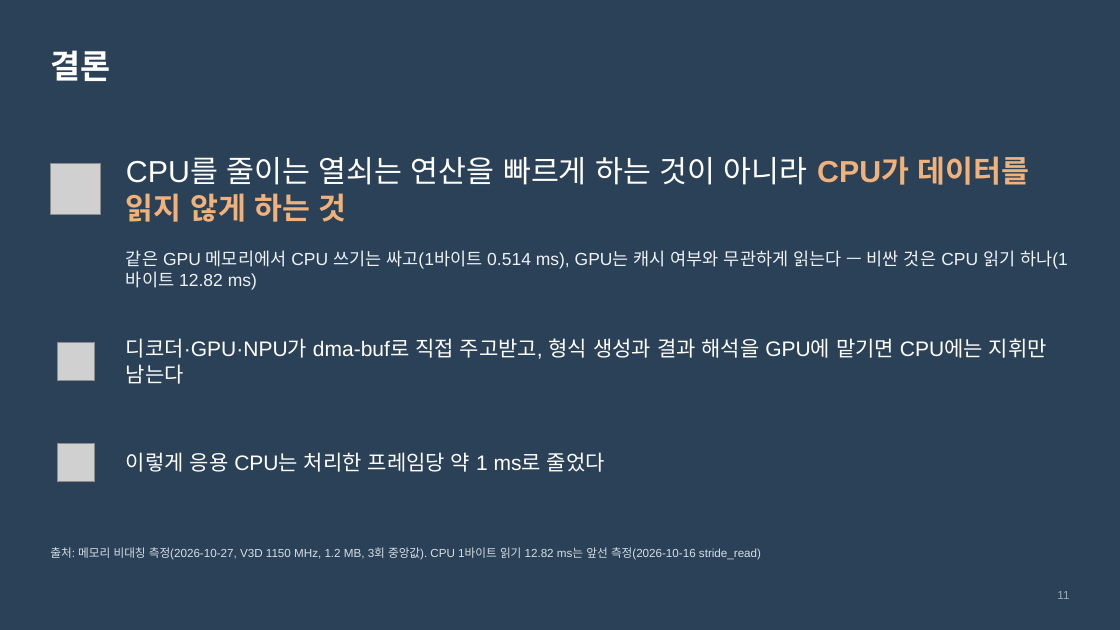
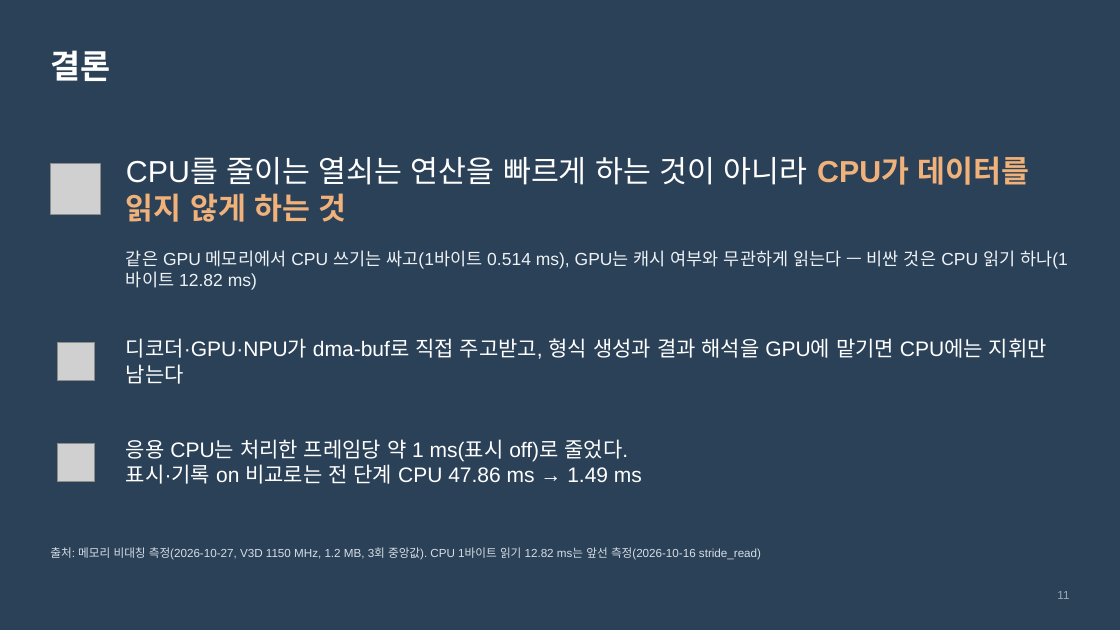
Before and after one commit to jinbeomjeong/yolo_vulkan_optimize, a slide deck: slide 11 of 10_paper/talk/out/yolo_npu_cpu_offload_talk_v6.pptx. Drawn at 1120x630 pixels with LibreOffice and Linux fonts; fonts in the diff are those of the drawing; grey boxes stand for pictures. Boxes give left, top, right and bottom in pixels: in the first picture for what was removed or moved away, otherwise in the second. Text is boxed around its words. In the diff, an @@ line names an element or a change of style, - is before the commit and + after.

```diff
--- a/10_paper/talk/out/yolo_npu_cpu_offload_talk_v6.pptx
+++ b/10_paper/talk/out/yolo_npu_cpu_offload_talk_v6.pptx
@@ text at (x1=126, y1=439, x2=642, y2=484): text changed @@
-이렇게 응용 CPU는 처리한 프레임당 약 1 ms로 줄었다
+응용 CPU는 처리한 프레임당 약 1 ms(표시 off)로 줄었다.
+표시·기록 on 비교로는 전 단계 CPU 47.86 ms → 1.49 ms
```
Also in this commit, not shown: 3 other slides changed, 1 slide added, 4 other files.
